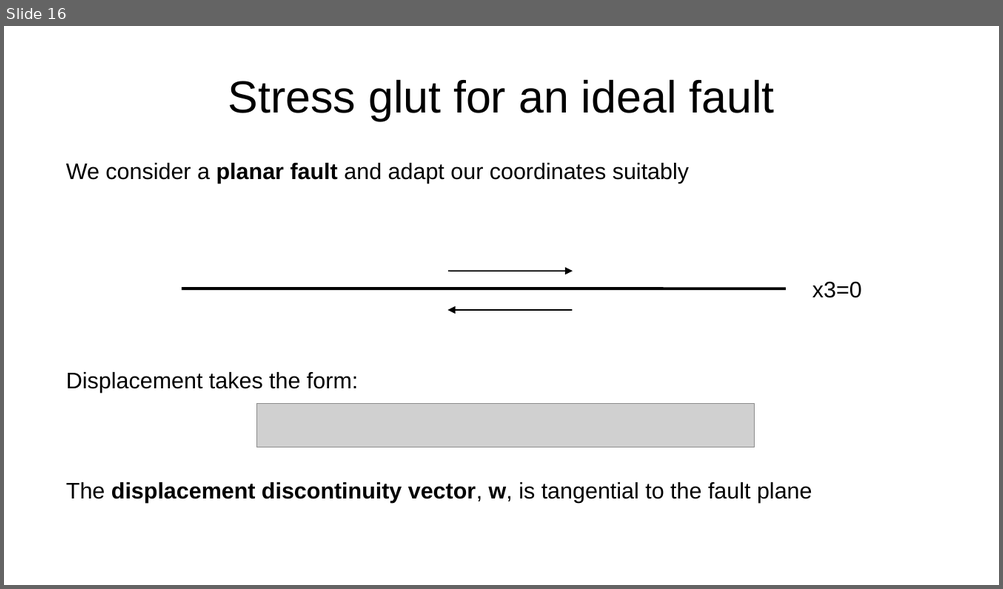
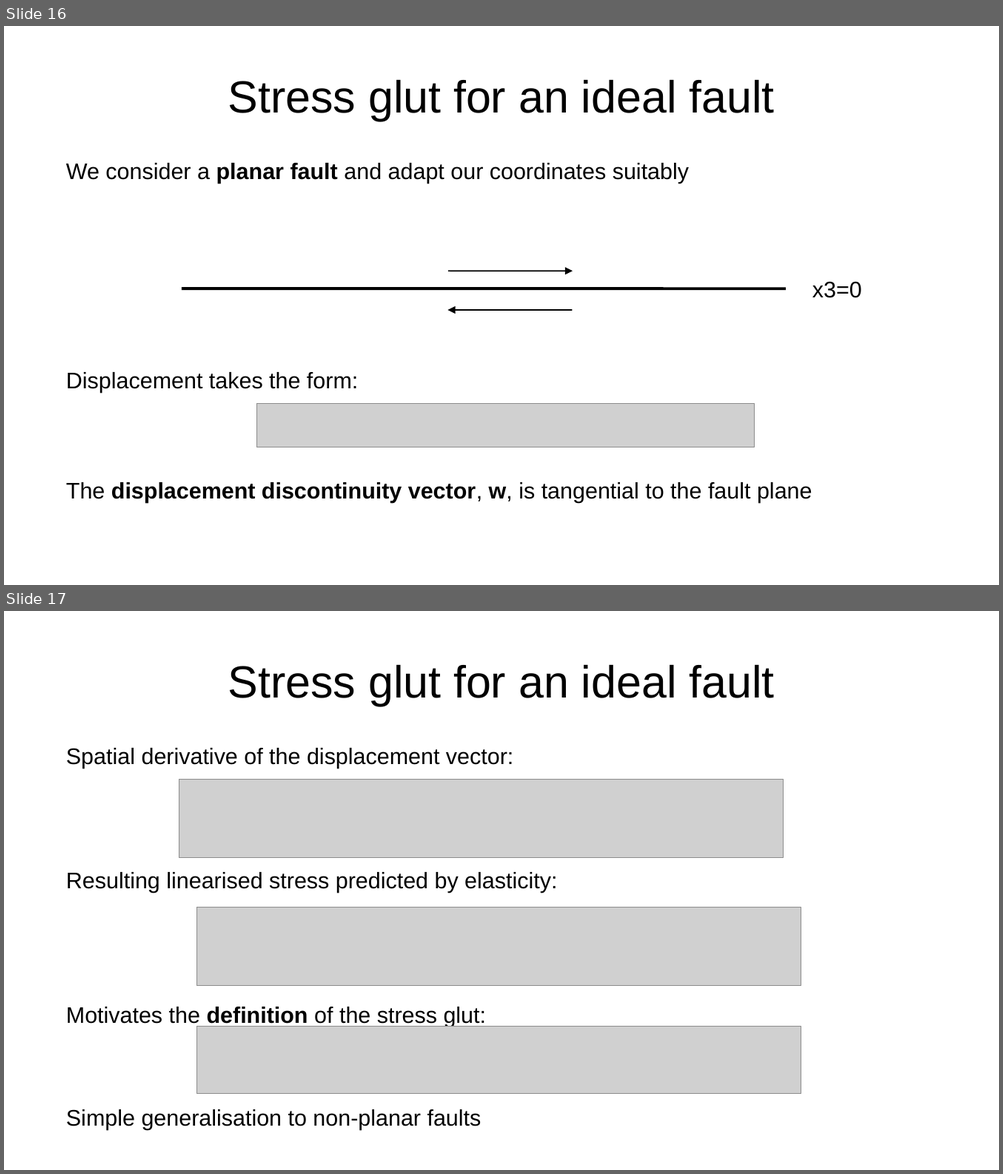
Before and after one commit to da380/PEPLectures, a slide deck: slides/slides3.odp. Shown one above the other, each under a label of ours: slide 16 before the commit, slides 16 and 17 after it. The pictures are 1003x589 and 1003x1174 pixels, drawn with LibreOffice and Linux fonts; fonts in the diff are those of the drawing; grey boxes stand for pictures. Boxes give left, top, right and bottom in pixels: in the first picture for what was removed or moved away, otherwise in the second. Text is boxed around its words. In the diff, an @@ line names an element or a change of style, - is before the commit and + after.

```diff
--- a/slides/slides3.odp
+++ b/slides/slides3.odp
@@ slide 17 added at bbox=[4, 611, 999, 1170], background #FFFFFF @@
@@ title added at bbox=[228, 664, 774, 706], 36 pt, text #000000 @@
+Stress glut for an ideal fault
@@ text added at bbox=[66, 748, 513, 769], 18 pt, text #000000 @@
+Spatial derivative of the displacement vector:
@@ picture added at bbox=[179, 780, 783, 858] @@
@@ text added at bbox=[66, 872, 557, 893], 18 pt, text #000000 @@
+Resulting linearised stress predicted by elasticity:
@@ picture added at bbox=[197, 908, 801, 986] @@
@@ text added at bbox=[66, 1007, 486, 1028], 18 pt, text #000000 @@
+Motivates the definition of the stress glut:
@@ picture added at bbox=[197, 1027, 801, 1095] @@
@@ text added at bbox=[66, 1110, 481, 1130], 18 pt, text #000000 @@
+Simple generalisation to non-planar faults
```
Also in this commit, not shown: 1 slide changed, 5 other slides added, 8 other files.
